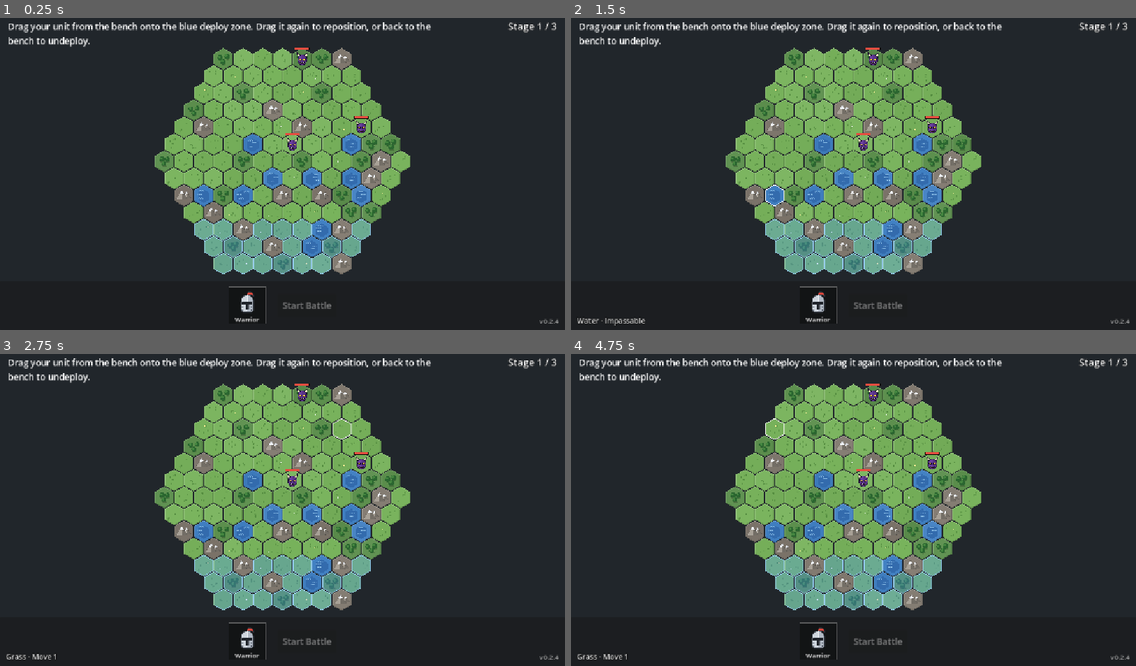
Above: before the commit, frames 1-4 (two rows, left to right).
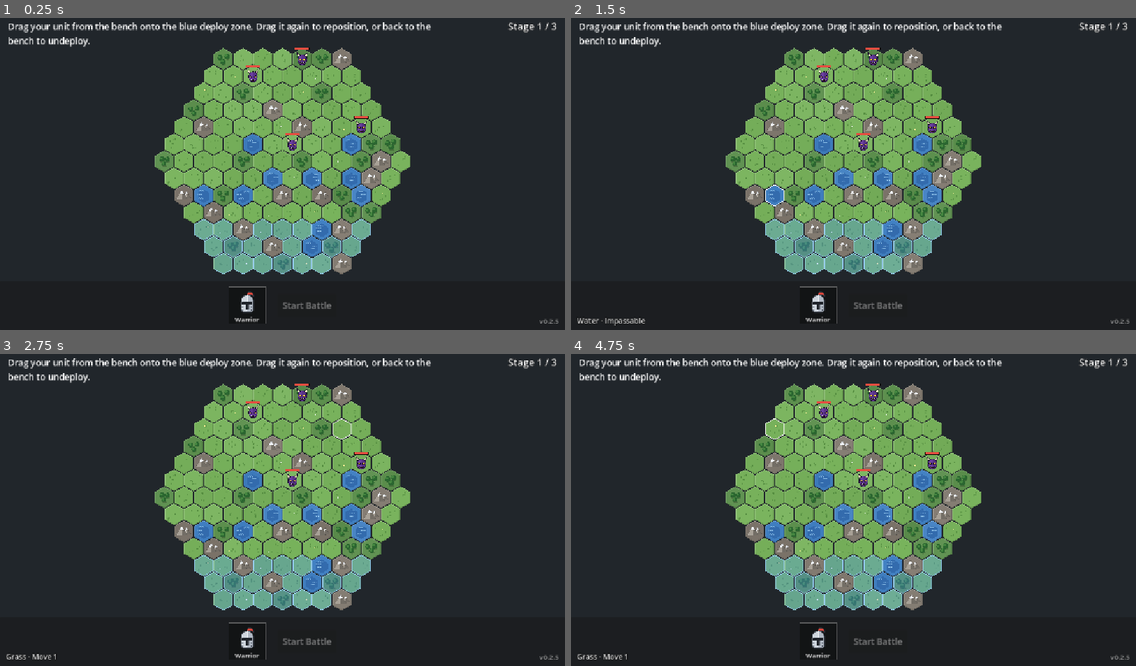
Above: after the commit, the same moments.

Repository: derek-chou/chess
Game: Godot game, scene res://scenes/Main.tscn
Same seed, same stepped clock (60 frames per second), same inputs: the game is played once before the commit and once after it.
Inputs (mouse positions are in pixels of both pictures, inside the frame that each line leads up to):
- Up to frame 1 (0.25 s): no input
- Up to frame 2 (1.5 s): tap Enter at 0.5 s; drag from (819, 305) to (910, 102) at 0.52 s; drag from (740, 186) to (825, 233) at 1.27 s
- Up to frame 3 (2.75 s): tap Space at 2 s; move the mouse to (339, 438) at 2.02 s; click (339, 438) at 2.17 s
- Up to frame 4 (4.75 s): tap Enter at 2.75, 4.25 s; drag from (825, 569) to (684, 460) at 2.77 s; tap Space at 3.5 s; move the mouse to (1023, 553) at 3.52 s; click (1023, 553) at 3.67 s; drag from (684, 460) to (768, 428) at 4.27 s

The runs differ from the first frame. In frame 1, less than 0.1% of the frame differs, in the area x 43-99%, y 15-98%; in frame 2, less than 0.1%; in frame 3, less than 0.1%; in frame 4, less than 0.1%.

Commit message:
提高難度：敵人攻擊力 +1、第一關小怪增為 4 隻；版號 v0.2.5

Diff:
--- a/project.godot
+++ b/project.godot
@@ -11,7 +11,7 @@
 [application]
 
 config/name="chess"
-config/version="0.2.4"
+config/version="0.2.5"
 run/main_scene="res://scenes/Main.tscn"
 config/features=PackedStringArray("4.7", "GL Compatibility")
 config/icon="res://icon.svg"
--- a/scripts/main.gd
+++ b/scripts/main.gd
@@ -64,13 +64,13 @@
 ## 佈署區為地圖最下方幾列
 const DEPLOY_ROWS := 3
 const ENEMY_TYPES := {
-	"minion": {"name": "Minion", "icon": preload("res://icons/monster.svg"), "move_range": 3, "max_hp": 12, "attack": 4, "defense": 0, "crit_chance": 0.1, "hit_chance": 0.85},
-	"brute": {"name": "Brute", "icon": preload("res://icons/brute.svg"), "move_range": 3, "max_hp": 18, "attack": 5, "defense": 1, "crit_chance": 0.1, "hit_chance": 0.8, "radius": 29.0},
-	"boss": {"name": "Boss", "icon": preload("res://icons/boss.svg"), "move_range": 3, "max_hp": 24, "attack": 5, "defense": 1, "crit_chance": 0.15, "hit_chance": 0.9, "radius": 33.0},
+	"minion": {"name": "Minion", "icon": preload("res://icons/monster.svg"), "move_range": 3, "max_hp": 12, "attack": 5, "defense": 0, "crit_chance": 0.1, "hit_chance": 0.85},
+	"brute": {"name": "Brute", "icon": preload("res://icons/brute.svg"), "move_range": 3, "max_hp": 18, "attack": 6, "defense": 1, "crit_chance": 0.1, "hit_chance": 0.8, "radius": 29.0},
+	"boss": {"name": "Boss", "icon": preload("res://icons/boss.svg"), "move_range": 3, "max_hp": 24, "attack": 6, "defense": 1, "crit_chance": 0.15, "hit_chance": 0.9, "radius": 33.0},
 }
 ## 每關的地圖半徑、出場敵人，以及過關後可分配的升級點數
 const STAGES := [
-	{"map_radius": 6, "enemies": ["minion", "minion", "minion"], "reward_points": 3},
+	{"map_radius": 6, "enemies": ["minion", "minion", "minion", "minion"], "reward_points": 3},
 	{"map_radius": 6, "enemies": ["minion", "minion", "minion", "boss"], "reward_points": 3},
 	{"map_radius": 7, "enemies": ["minion", "minion", "minion", "minion", "minion", "brute", "brute"], "reward_points": 3},
 ]
